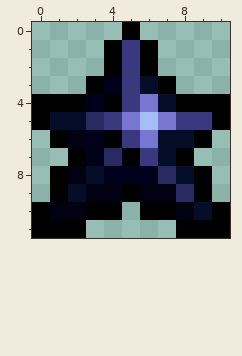
Pixel-art sprite, stored at Assets/Textures/UI/ResourceOverlays/SoTUMana.png. Above: the version before the commit.
The file is 22x24 pixels, drawn in blocks of 2x2; one block is one cell here. Colours within 5 levels of each other are drawn and written as one.
Now the later version:
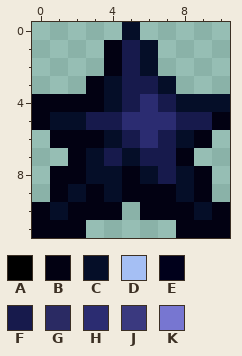
Palette (. is transparent): A #000000  B #020112  C #050e28  D #a5bff4  E #00001b  F #171a4c  G #2a2a63  H #2b2c71  J #3a397f  K #7776d1
Change:
Changed rows in their new state; - is an unchanged pixel.
first column x 0:
 0 -----C-----
 1 ----BFC----
 2 ----BFC----
 3 ---BCFFC---
 4 BBBBCFHFCCC
 5 B--FFHHHFFB
 6 -B-BCFHF-B-
 7 --BCFCFFB--
 8 -B--CBCF-B-
 9 -B--CB--CB-
10 BC-BB-BB--B
11 BBB-----BBB
